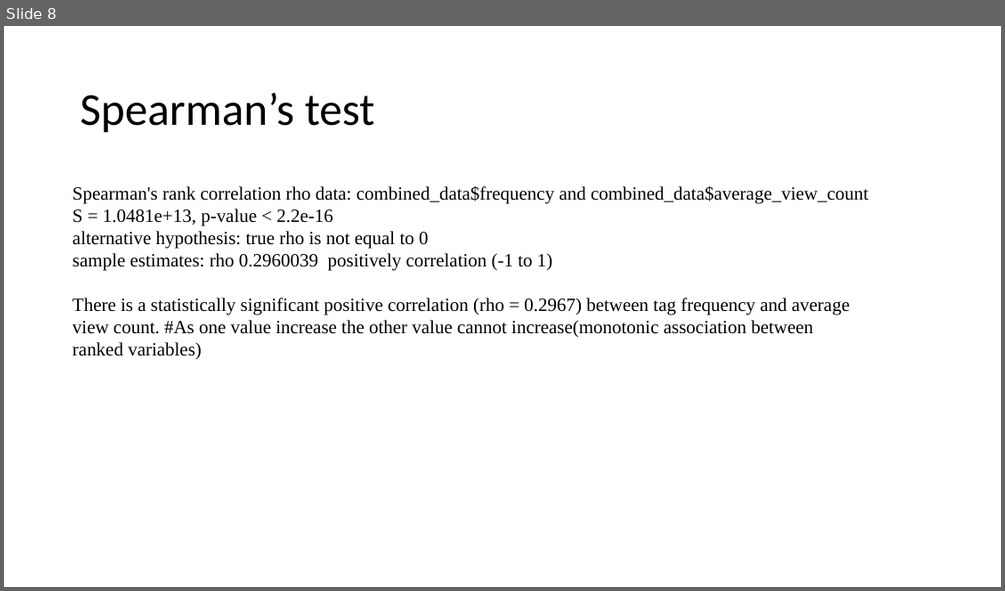
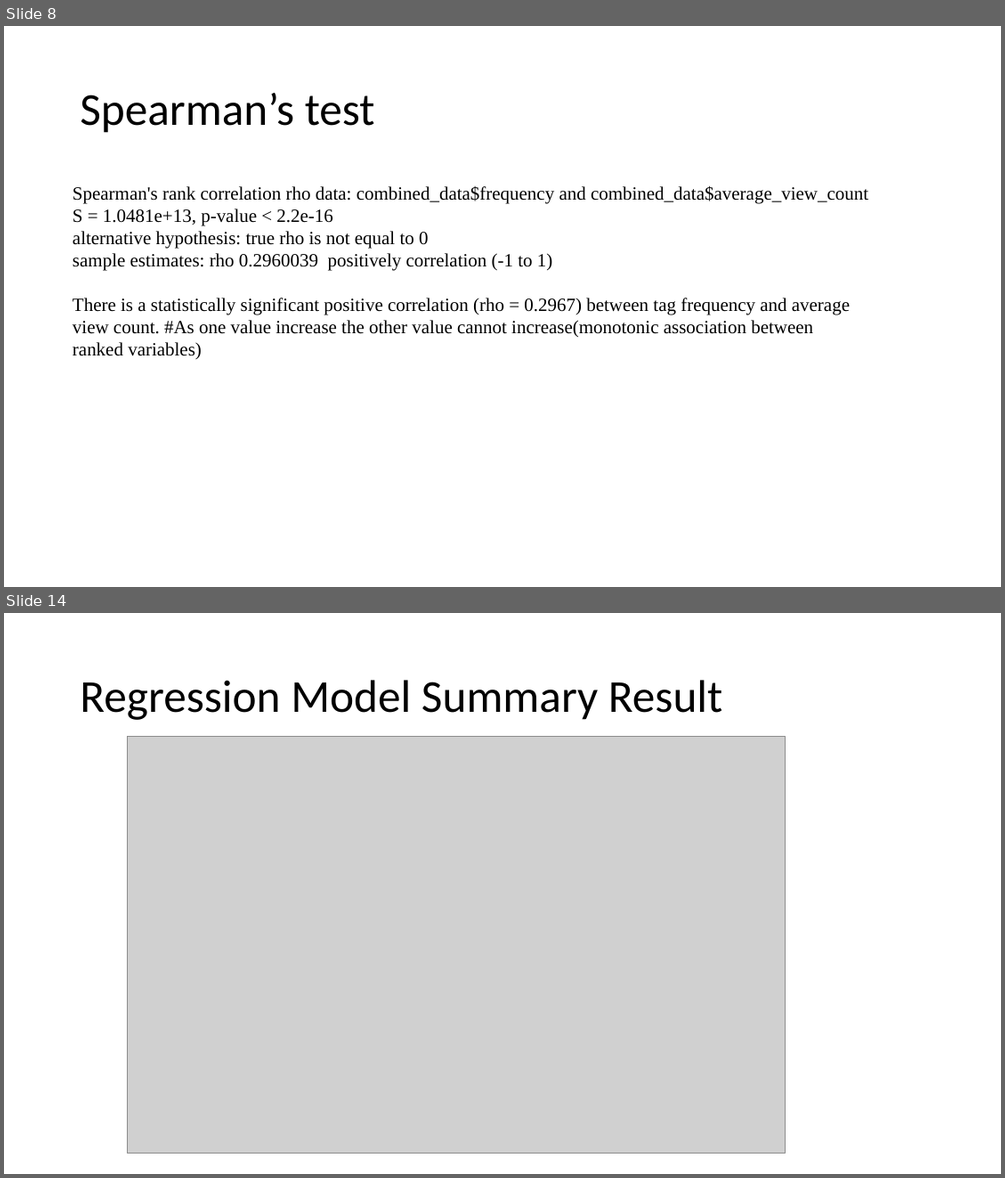
Before and after one commit to KaushalGuragai/Kguragain_R_Project, a slide deck: R Project.pptx. Shown one above the other, each under a label of ours: slide 8 before the commit, slides 8 and 14 after it; the slides between them are not shown. The pictures are 1005x591 and 1005x1178 pixels, drawn with LibreOffice and Linux fonts; fonts in the diff are those of the drawing; grey boxes stand for pictures. Boxes give left, top, right and bottom in pixels: in the first picture for what was removed or moved away, otherwise in the second. Text is boxed around its words. In the diff, an @@ line names an element or a change of style, - is before the commit and + after.

Commit message:
presentation files changed screenshots added

```diff
--- a/R Project.pptx
+++ b/R Project.pptx
@@ slide 14 added at [4,613,1001,1174], background #FFFFFF @@
@@ title added at [80,680,722,720], 44 pt, text #000000 @@
+Regression Model Summary Result
@@ picture added at [128,737,786,1153] @@
```
Also in this commit, not shown: 2 slides changed, 6 other slides added, 1 slide removed, 8 other files.
